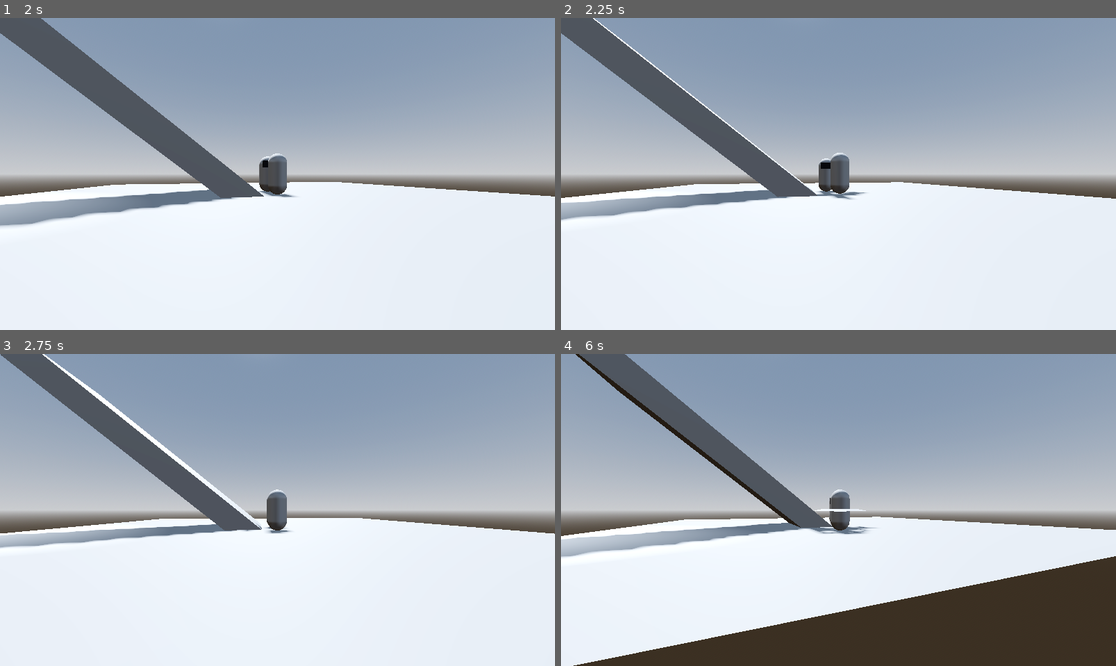
Above: before the commit, frames 1-4 (two rows, left to right).
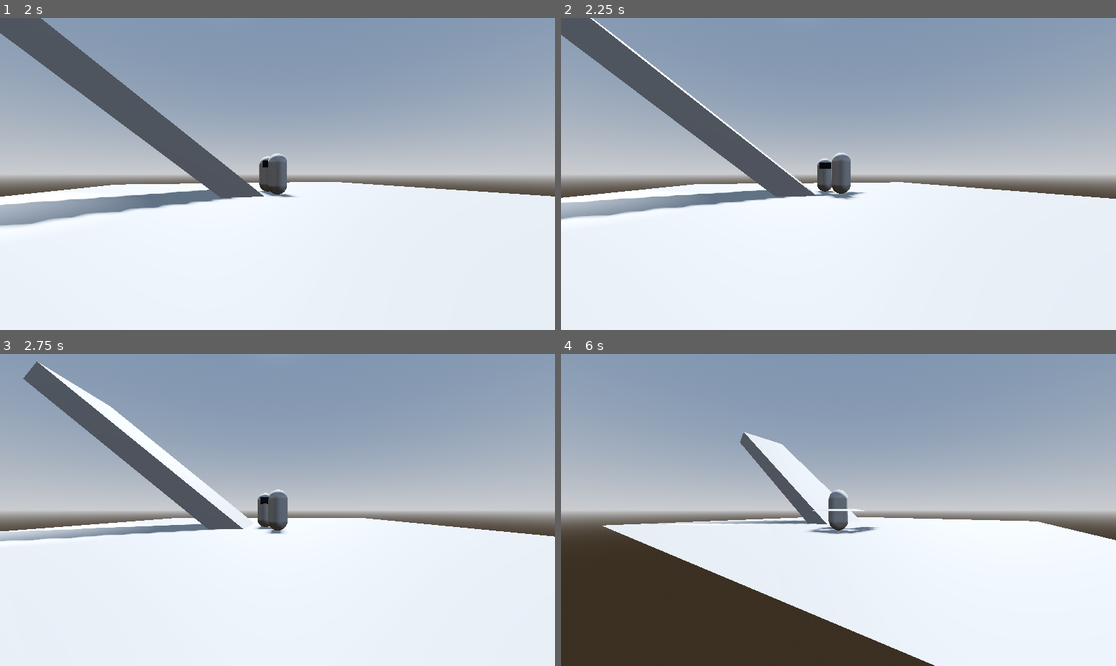
Above: after the commit, the same moments.

Repository: geekazodium/test-3d-project
Game: Godot game, scene res://world/test_scene.tscn
Two runs of this game, one before a commit and one after it. Both use one fixed random seed, a clock stepped at 60 frames per second and the inputs below.
Inputs:
- Up to frame 1 (2 s): hold D (move_right) 0.53-1.28 s; tap Space (block) at 0.6, 1.35 s; hold S (move_backward) from 1.28 s (still down)
- Up to frame 2 (2.25 s): release S (move_backward) at 2.03 s; hold D (move_right) from 2.03 s (still down); tap Ctrl (sprint) at 2.1 s
- Up to frame 3 (2.75 s): keep holding D (move_right); tap Space (block) at 2.3 s
- Up to frame 4 (6 s): release D (move_right) at 2.78 s; hold W (move_forward) 2.78-3.53 s; tap Space (block) at 2.85, 3.6, 4.55, 5.1, 5.85 s; hold A (move_left) 3.53-5.03 s; tap Ctrl (sprint) at 4.35 s; hold S (move_backward) 5.03-5.78 s; hold D (move_right) from 5.78 s (still down)

Frame 1 is identical in both runs. In frame 2, 0.8% of the frame differs, in the area x 0-100%, y 0-65%; in frame 3, 4.7%; in frame 4, 32%, in the area x 0-100%, y 0-100%.

Commit message:
tweak: camera angle based parry

Diff:
--- a/enemy/test_enemy.tscn
+++ b/enemy/test_enemy.tscn
@@ -72,7 +72,7 @@
 collision_mask = 16
 script = ExtResource("3_hdm1v")
 r_blockable = true
-knockback = Vector3(1, 2, 1)
+knockback = Vector3(2, 2, 2)
 stun_seconds = 0.7
 windup_indicator = NodePath("../AttackLWindup")
 
@@ -109,7 +109,7 @@
 collision_mask = 16
 script = ExtResource("3_hdm1v")
 l_blockable = true
-knockback = Vector3(1, 2, 1)
+knockback = Vector3(2, 2, -2)
 stun_seconds = 0.7
 windup_indicator = NodePath("../AttackRWindup")
 
--- a/player/camera/camera_orbiter.gd
+++ b/player/camera/camera_orbiter.gd
@@ -50,3 +50,7 @@
 
 	yaw = fposmod(yaw, PI * 2);
 	self.quaternion = Quaternion.from_euler(Vector3(pitch, yaw,0));
+
+var direction: Vector2:
+	get:
+		return Vector2.LEFT.rotated(-yaw + PI/2);
--- a/player/player_character_body.gd
+++ b/player/player_character_body.gd
@@ -20,6 +20,8 @@
 var block_direction: Vector2 = Vector2.ZERO;
 
 const SPRINT_INPUT: StringName = "sprint";
+
+@export var camera_dir: CameraOrbiter;
 
 @export var parry_success_scene: PackedScene;
 
@@ -44,7 +46,7 @@
 			self.actionable_timer.start(self.block_cd_timer.wait_time);
 			self.block_cd_timer.start();
 			self.block_active_timer.start();
-			self.block_direction = self.movement_direction.last_nonzero_user_input;
+			self.block_direction = self.camera_dir.direction;
 			if sign(Input.get_axis("move_right","move_left")) < 0:
 				self.parry_r = true;
 				self.parry_l = false;
--- a/player/player_character_body.tscn
+++ b/player/player_character_body.tscn
@@ -28,10 +28,11 @@
 [sub_resource type="SphereShape3D" id="SphereShape3D_rsugj"]
 radius = 0.2
 
-[node name="PlayerCharacterBody" type="CharacterBody3D" node_paths=PackedStringArray("movement_direction")]
+[node name="PlayerCharacterBody" type="CharacterBody3D" node_paths=PackedStringArray("camera_dir", "movement_direction")]
 collision_layer = 17
 collision_mask = 2
 script = ExtResource("1_gphhd")
+camera_dir = NodePath("MovementDirection/CameraOrbiter")
 parry_success_scene = ExtResource("2_a730x")
 movement_direction = NodePath("MovementDirection")
 
